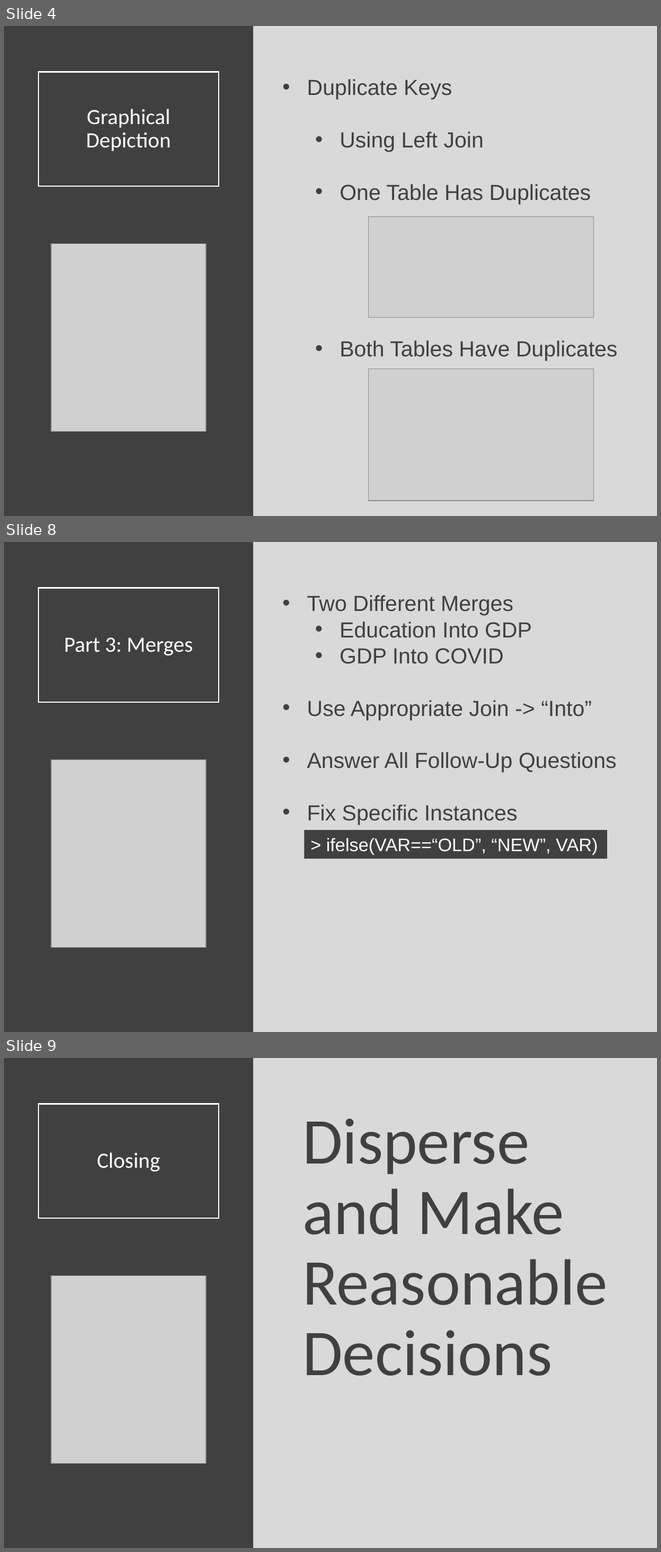
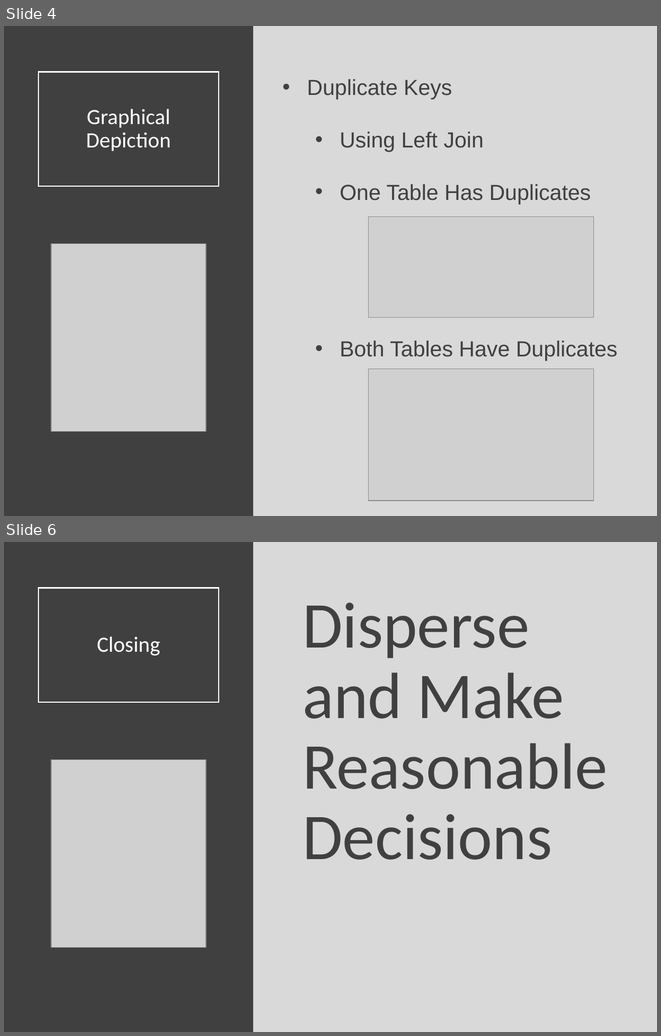
Before and after one commit to SuperMarioGiacomazzo/STOR320_WEBSITE, a slide deck: Lecture/Joins 2/Joins_2_Lecture.pptx. Shown one above the other, each under a label of ours: slides 4, 8 and 9 before the commit, slides 4 and 6 after it; the slides between them are not shown. The pictures are 661x1552 and 661x1036 pixels, drawn with LibreOffice and Linux fonts; fonts in the diff are those of the drawing; grey boxes stand for pictures. Boxes give left, top, right and bottom in pixels: in the first picture for what was removed or moved away, otherwise in the second. Text is boxed around its words. In the diff, an @@ line names an element or a change of style, - is before the commit and + after.

```diff
--- a/Lecture/Joins 2/Joins_2_Lecture.pptx
+++ b/Lecture/Joins 2/Joins_2_Lecture.pptx
@@ slide 8 removed at [4, 542, 657, 1032], background #D9D9D9 @@
@@ rectangle removed at [4, 542, 254, 1032] @@
@@ title removed at [38, 588, 219, 702] @@
-Part 3: Merges
@@ text removed at [307, 595, 617, 824] @@
-• Two Different Merges
-  • Education Into GDP
-  • GDP Into COVID
-• Use Appropriate Join -> “Into”
-• Answer All Follow-Up Questions
-• Fix Specific Instances
@@ picture removed at [51, 759, 206, 947] @@
@@ rectangle removed at [305, 830, 607, 859] @@
-> ifelse(VAR==“OLD”, “NEW”, VAR)
@@ what was slide 9 is now slide 6 @@
```
Also in this commit, not shown: 1 slide changed, 2 other slides removed, 5 other files.
